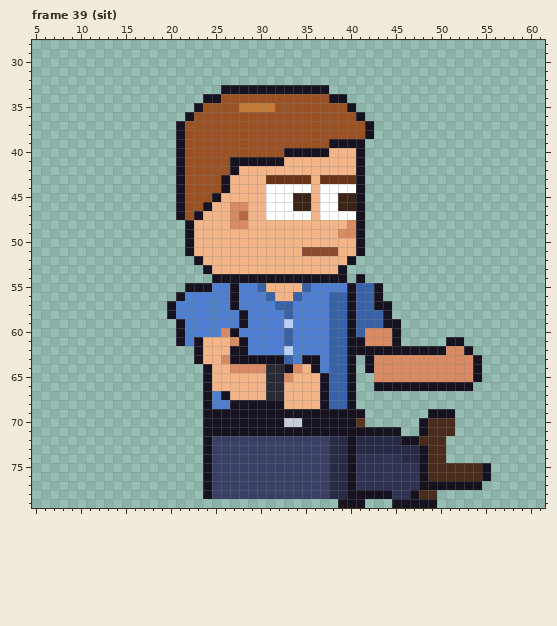
A pixel-art file gets an edit: sprites/custom/custom_intern_receding_right_anim.aseprite. Above: the version before the commit.
64x80 pixels, 85 frames. Colours within 5 levels of each other are drawn and written as one. Shown: frame 39 (sit): x 5..61, y 28..79. The commit also changed other frames, which this record leaves out.
After the commit:
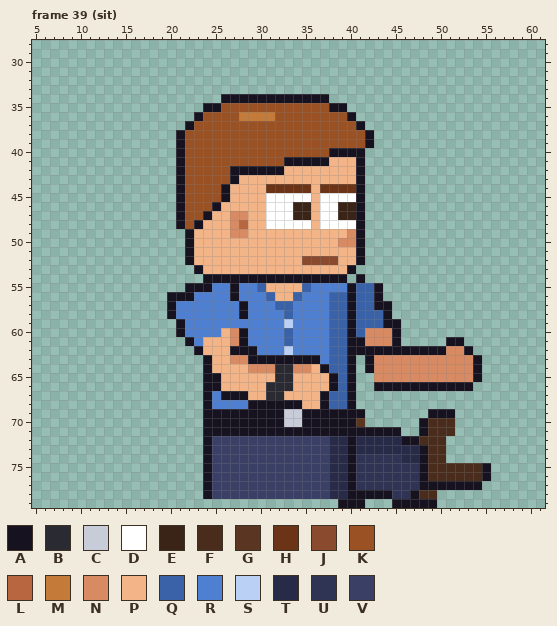
Palette (. is transparent): A #17121f  B #2a2a33  C #c8ccd8  D #ffffff  E #3a2418  F #4a2c1c  G #5a3522  H #6b3416  J #8a4a2e  K #9a5124  L #b8663f  M #c47a38  N #d88a62  P #f3b488  Q #3a62a8  R #4f7fd0  S #bbd0f5  T #272b48  U #2f3354  V #3a3f66
Difference:
Changed rows in their new state; - is an unchanged pixel.
Frame 39 (sit):
first column x 20:
33 ------............-----
34 ----..AAAAAAAAAAAA..---
35 ---.AA--KKKK------AA.--
36 --.A----MMMM--------A.-
37 -.A------------------A.
39 ------------------KKKKA
40 -------------KKKKKAAA--
41 -------KKKKKKAAAAA-----
42 --------AAAAA----------
43 ------KA---PPPPP-PPPP--
44 -----------HHHHH-HHHH--
45 -----KA-------DD---DD--
46 ----KA-PP--------------
47 ---KA---N-----EE---EE--
48 -AKA----L--DDDDD-DDDD--
49 -------NN----------P---
50 -------------------NN--
51 ---------------PPPP----
52 --AP-----------JJJJ-PA-
53 ---AP--------------PA--
54 ----A------------------
56 A-A--------------------
57 -------RA--------------
59 --------R--------------
60 ------PNA--------------
61 -.AR-------------------
62 ---------A-------------
63 ---.A-PNN----AA--------
64 -------PP--N-B-NPA-----
65 -----A-----P-B---PA----
66 -----A-------B---PA----
67 -------AA--------------
68 -------RR----AA--------
69 -------------CC--------
Pixel boxes of the changes (left, top, right, bottom) in both pictures:
changed: (167, 85, 374, 418)
